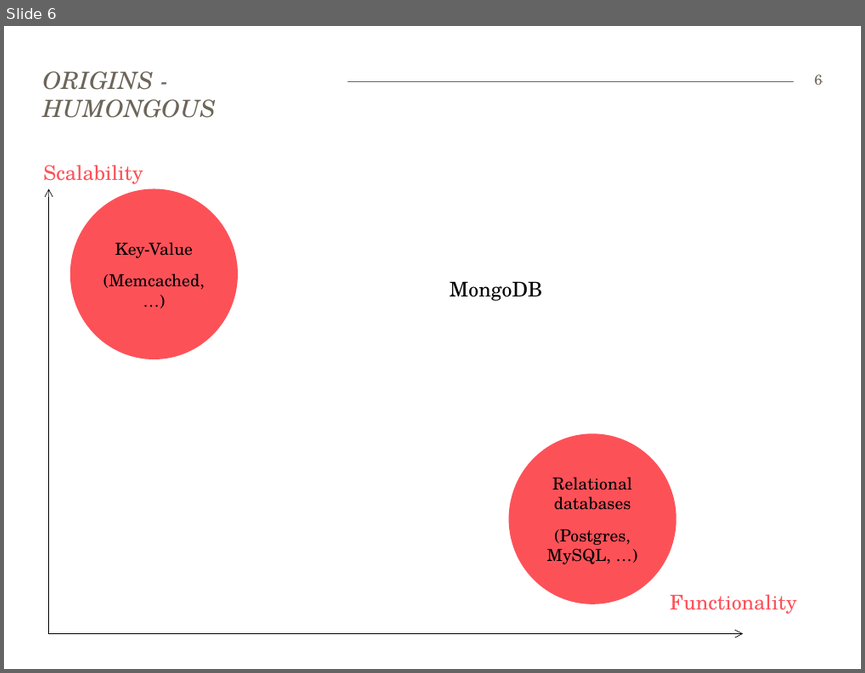
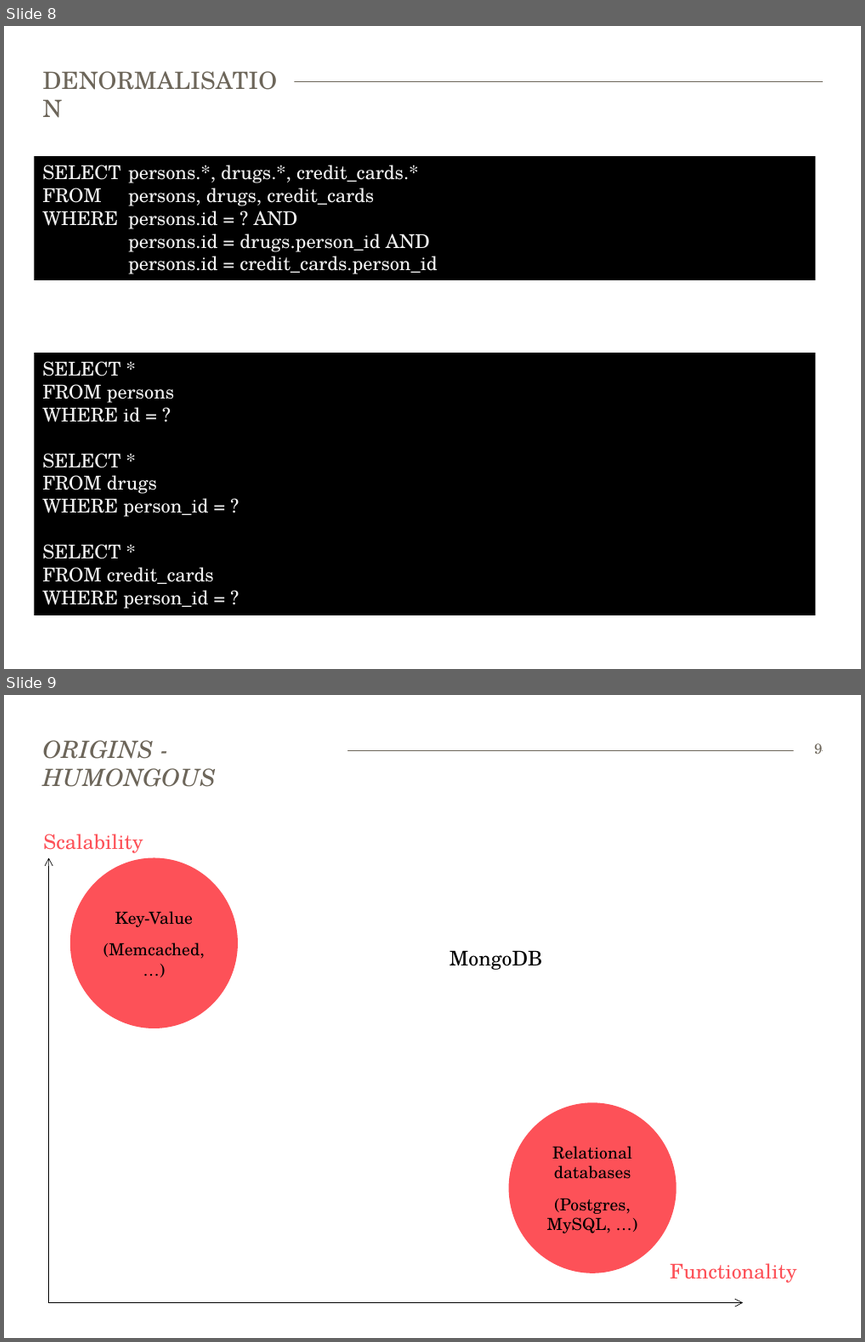
Before and after one commit to bekkopen/databasekurs, a slide deck: mongodb/mongodb-slides.pptx. Shown one above the other, each under a label of ours: slide 6 before the commit, slides 8 and 9 after it. The pictures are 865x673 and 865x1342 pixels, drawn with LibreOffice and Linux fonts; fonts in the diff are those of the drawing. Boxes give left, top, right and bottom in pixels: in the first picture for what was removed or moved away, otherwise in the second. Text is boxed around its words. In the diff, an @@ line names an element or a change of style, - is before the commit and + after.

```diff
--- a/mongodb/mongodb-slides.pptx
+++ b/mongodb/mongodb-slides.pptx
@@ slide 8 added at (4, 26, 861, 669), background #FFFFFF; not listed: 1 template element that a slide beside it also shows @@
@@ title added at (34, 65, 295, 95), 20 pt, text #6C6559 @@
+DENORMALISATION
@@ rectangle added at (34, 156, 816, 280), fill #000000, 16 pt, text #F2F2F2 @@
+SELECT persons.*, drugs.*, credit_cards.*
+FROM persons, drugs, credit_cards
+WHERE persons.id = ? AND
+persons.id = drugs.person_id AND
+persons.id = credit_cards.person_id
@@ rectangle added at (34, 352, 816, 614), fill #000000, 16 pt, text #F2F2F2 @@
+SELECT *
+FROM persons
+WHERE id = ?
+SELECT *
+FROM drugs
+WHERE person_id = ?
+SELECT *
+FROM credit_cards
+WHERE person_id = ?
@@ what was slide 6 is now slide 9 @@
@@ page number at (814, 743, 822, 754): text changed @@
-6
+9
```
Also in this commit, not shown: 2 other slides added, 1 other file.
